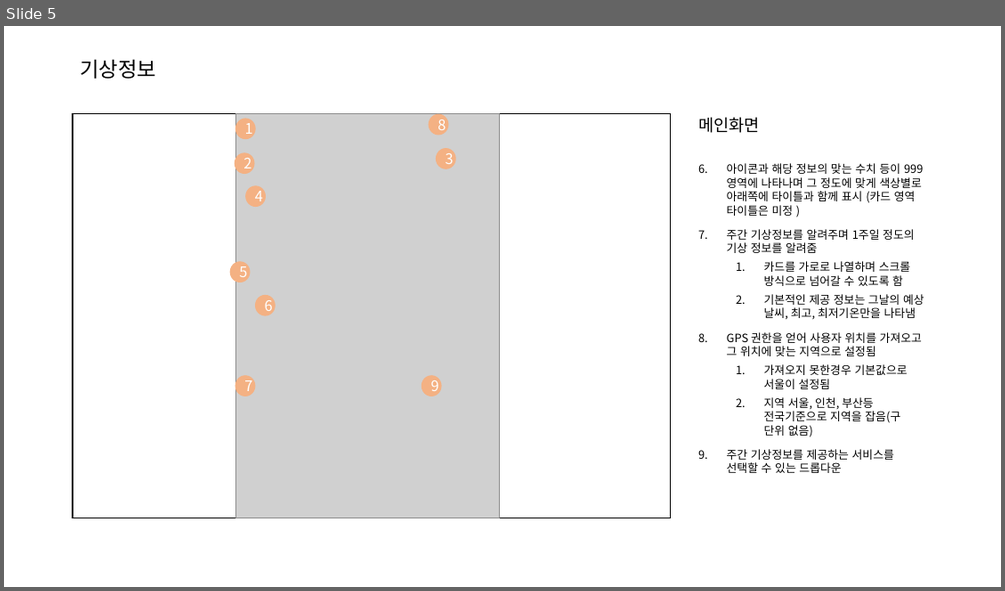
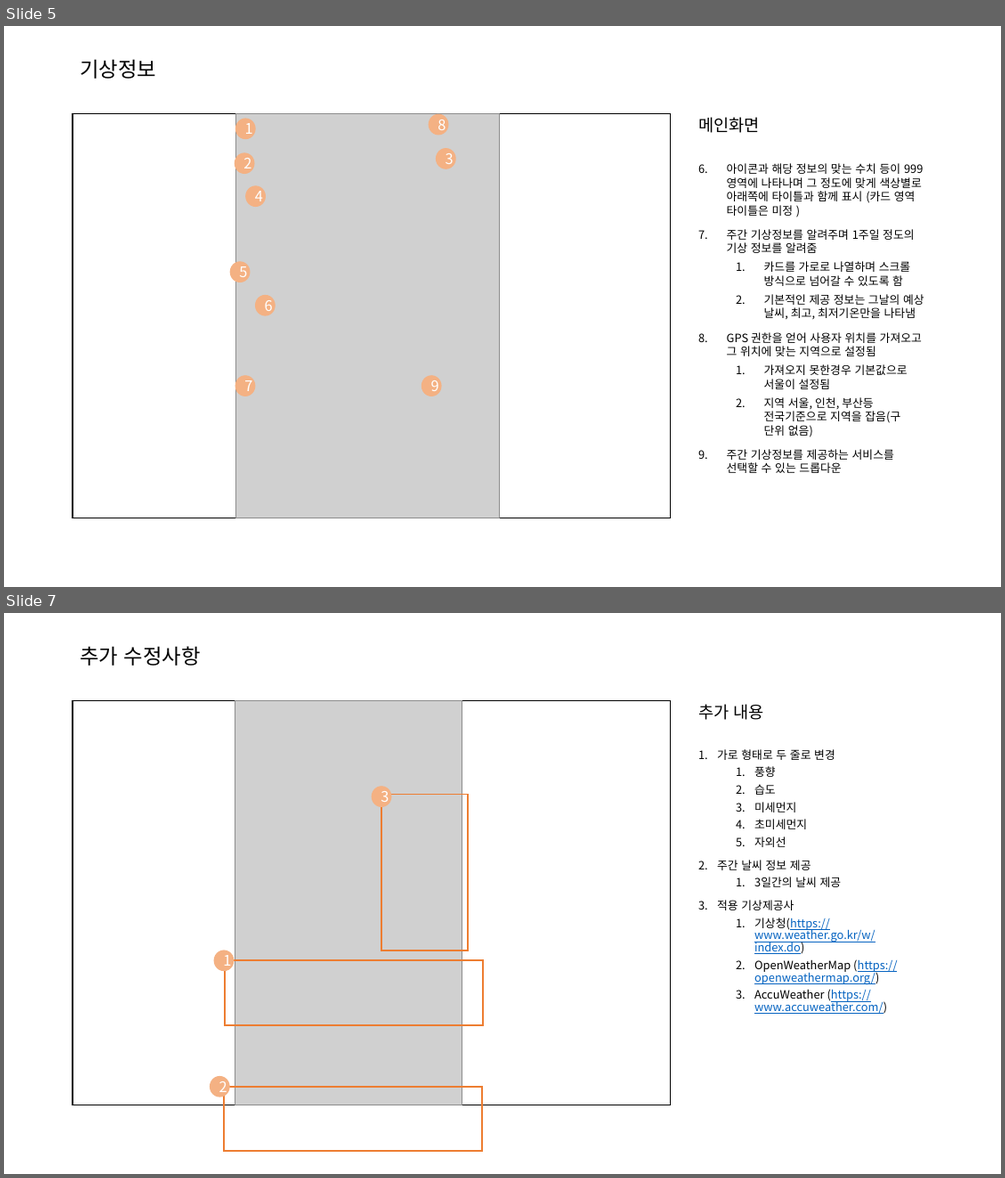
Before and after one commit to jsg3121/WeatherVue, a slide deck: Doc/기능정의서.pptx. Shown one above the other, each under a label of ours: slide 5 before the commit, slides 5 and 7 after it; the slides between them are not shown. The pictures are 1005x591 and 1005x1178 pixels, drawn with LibreOffice and Linux fonts; fonts in the diff are those of the drawing; grey boxes stand for pictures. Boxes give left, top, right and bottom in pixels: in the first picture for what was removed or moved away, otherwise in the second. Text is boxed around its words. In the diff, an @@ line names an element or a change of style, - is before the commit and + after.

```diff
--- a/Doc/기능정의서.pptx
+++ b/Doc/기능정의서.pptx
@@ slide 7 added at box(4, 613, 1001, 1174), background #FFFFFF; not listed: 1 template element that a slide beside it also shows @@
@@ title added at box(80, 646, 201, 666), 20 pt, text #000000 @@
+추가 수정사항
@@ picture added at box(235, 700, 462, 1105) @@
@@ text added at box(698, 704, 764, 720), 16 pt, text #000000 @@
+추가 내용
@@ text added at box(717, 749, 897, 1013), 11 pt, text #0563C1, underline @@
+1. 가로 형태로 두 줄로 변경
+  1. 풍향
+  2. 습도
+  3. 미세먼지
+  4. 초미세먼지
+  5. 자외선
+2. 주간 날씨 정보 제공
+  1. 3일간의 날씨 제공
+3. 적용 기상제공사
+  1. 기상청(https://www.weather.go.kr/w/index.do)
+  2. OpenWeatherMap (https://openweathermap.org/)
+  3. AccuWeather (https://www.accuweather.com/)
@@ ellipse added at box(372, 787, 391, 807), fill #F4B183, outline #F4B183 1 pt, 14 pt, text #FFFFFF @@
+3
@@ rectangle added at box(381, 794, 468, 950), outline #ED7D31 1.5 pt @@
@@ ellipse added at box(214, 950, 234, 971), fill #F4B183, outline #F4B183 1 pt, 14 pt, text #FFFFFF @@
+1
@@ rectangle added at box(225, 961, 483, 1025), outline #ED7D31 1.5 pt @@
@@ ellipse added at box(210, 1077, 230, 1097), fill #F4B183, outline #F4B183 1 pt, 14 pt, text #FFFFFF @@
+2
@@ rectangle added at box(224, 1086, 482, 1151), outline #ED7D31 1.5 pt @@
```
Also in this commit, not shown: 2 slides changed.
